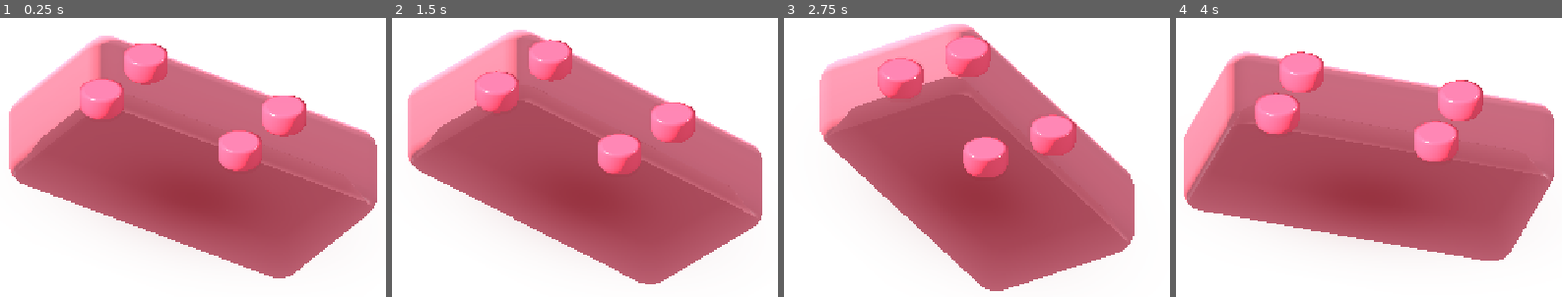
Above: before the commit, frames 1-4 (left to right).
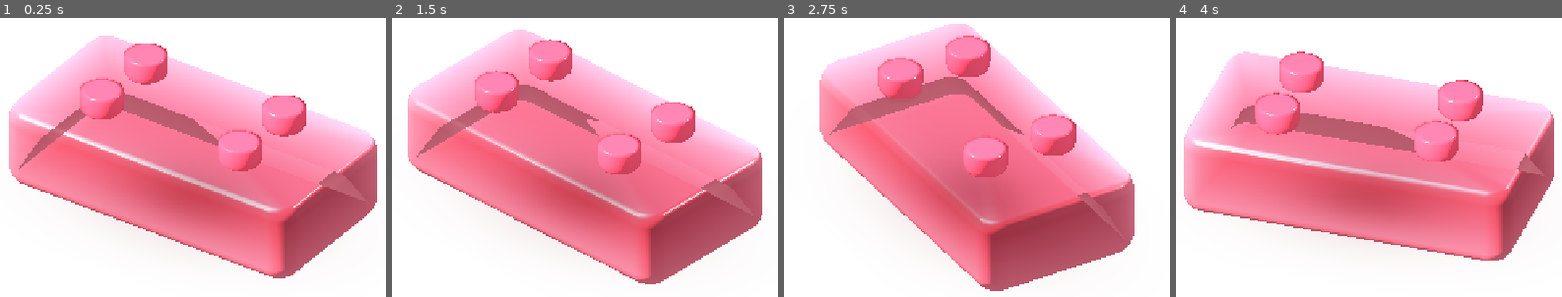
Above: after the commit, the same moments.

Repository: dbrckk/Jelly-bricks
Game: Godot game, scene res://prototypes/single_brick/soft_reference.tscn
Same seed, same stepped clock (60 frames per second), same inputs: the game is played once before the commit and once after it. This scene is started directly instead of the project's main scene.
Inputs (mouse positions are in pixels of both pictures, inside the frame that each line leads up to):
- Up to frame 1 (0.25 s): no input
- Up to frame 2 (1.5 s): tap Enter at 0.5 s; move the mouse to (681, 101) at 0.52 s; click (681, 101) at 0.67 s; tap Space at 1.25 s; drag from (496, 179) to (561, 296) at 1.27 s
- Up to frame 3 (2.75 s): tap Enter at 2 s; move the mouse to (outside the picture) at 2.02 s; click (outside the picture) at 2.17 s
- Up to frame 4 (4 s): tap Space at 2.75 s; drag from (1345, 296) to (1237, 20) at 2.77 s; tap Enter at 3.5 s; move the mouse to (1500, 257) at 3.52 s; click (1500, 257) at 3.67 s

The runs differ from the first frame. In frame 1, 37% of the frame differs, in the area x 2-97%, y 7-93%; in frame 2, 35%; in frame 3, 29%; in frame 4, 41%, in the area x 2-98%, y 12-87%.

Commit message:
fix(godot): use clockwise winding when matching authored outward shell normals

Diff:
--- a/native-godot/prototypes/single_brick/subdivided_studio_mesh.gd
+++ b/native-godot/prototypes/single_brick/subdivided_studio_mesh.gd
@@ -44,7 +44,9 @@
         var face: Vector3 = (
             vertices[ib] - vertices[ia]).cross(vertices[ic] - vertices[ia])
         var target: Vector3 = normals[ia] + normals[ib] + normals[ic]
-        if face.length_squared() > 0.00000001 and face.dot(target) < 0.0:
+        # Godot Compatibility's front-face convention is clockwise.
+        # Its rasterized front corresponds to the NEGATIVE cross product.
+        if face.length_squared() > 0.00000001 and face.dot(target) > 0.0:
             indices[t + 1] = ic
             indices[t + 2] = ib
     for _level in range(clampi(levels, 0, MAX_LEVEL)):
